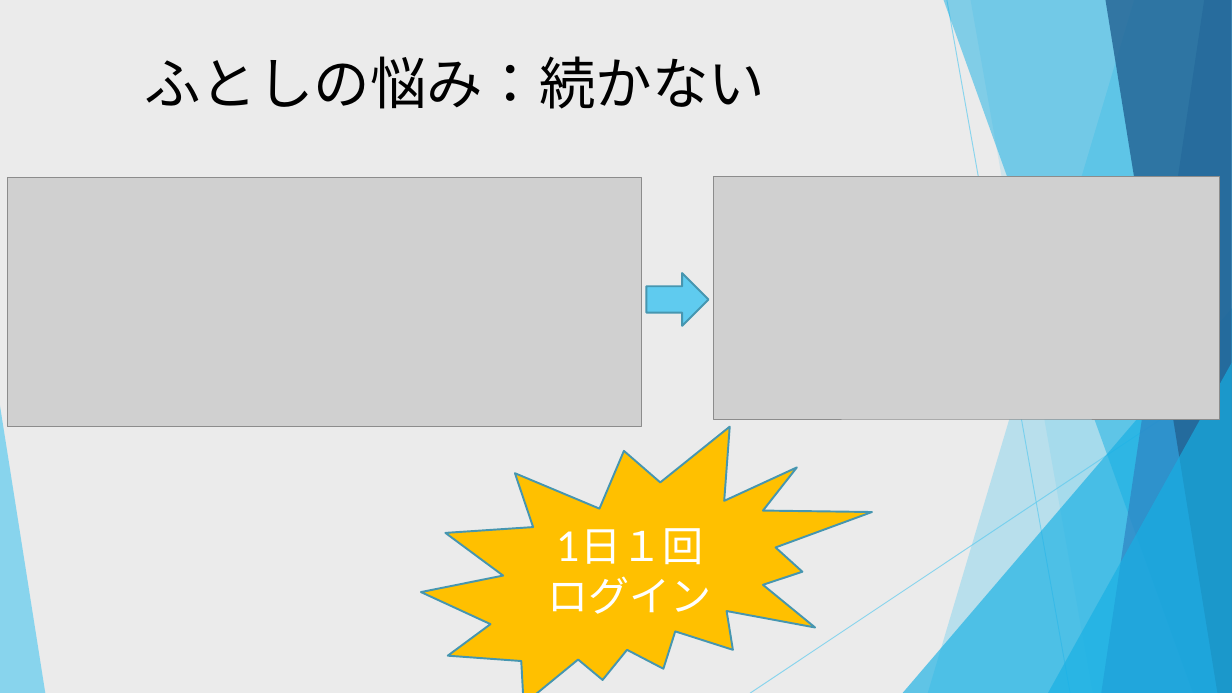
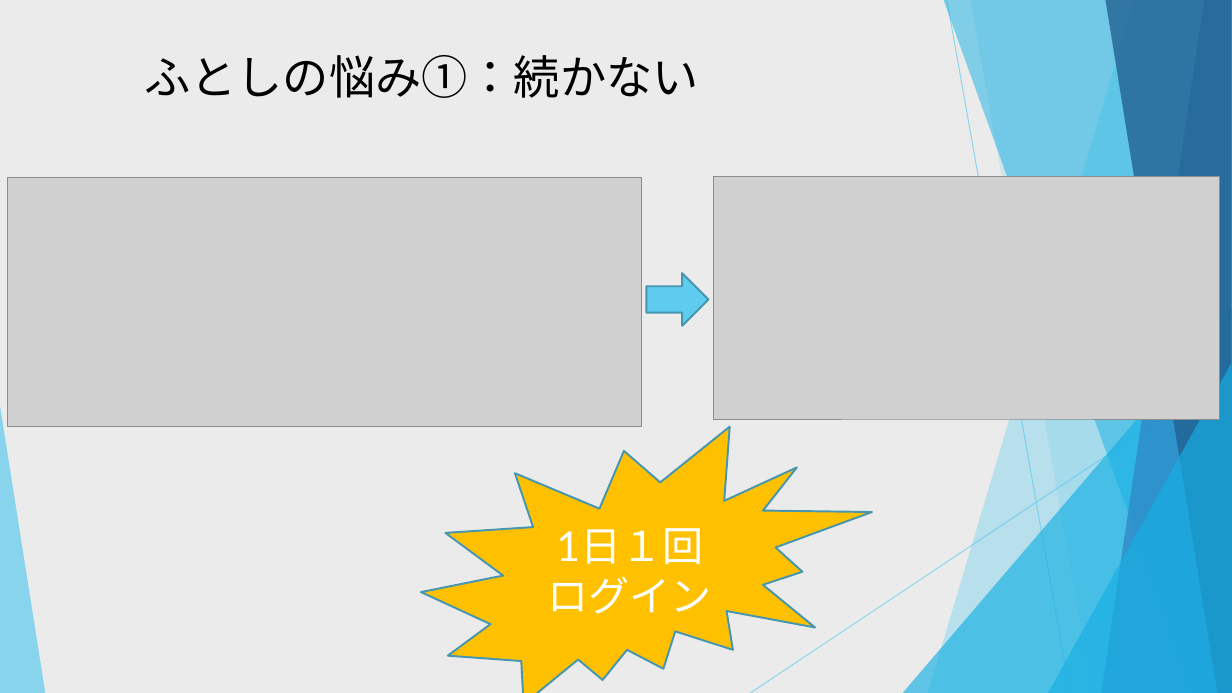
Before and after one commit to dojo2022/C-5, a slide deck: slide 8 of C5_配布資料/0630_C-5 _発表資料.pptx. Drawn at 1232x693 pixels with LibreOffice and Linux fonts; fonts in the diff are those of the drawing; grey boxes stand for pictures. Boxes give left, top, right and bottom in pixels: in the first picture for what was removed or moved away, otherwise in the second. Text is boxed around its words. In the diff, an @@ line names an element or a change of style, - is before the commit and + after.

```diff
--- a/C5_配布資料/0630_C-5 _発表資料.pptx
+++ b/C5_配布資料/0630_C-5 _発表資料.pptx
@@ title at (144, 55, 698, 98): text changed; size 44 to 36 pt @@
-ふとしの悩み：続かない
+ふとしの悩み①：続かない
```
Also in this commit, not shown: 10 other slides changed.
